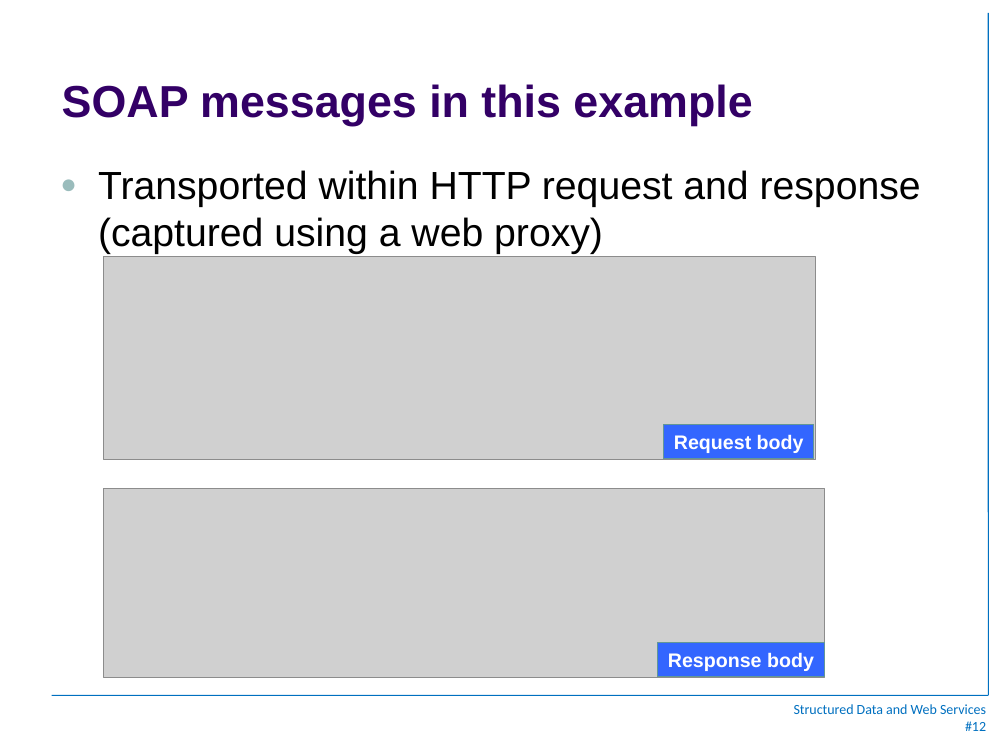
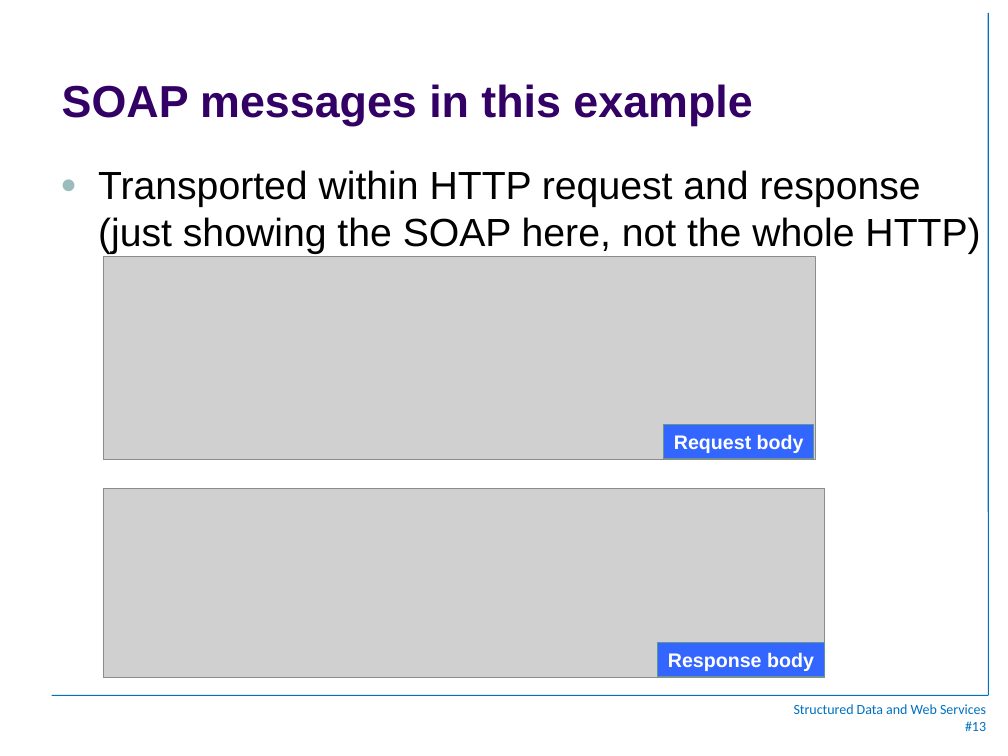
Before and after one commit to jhpaterson/LahtiWebServices, a slide deck: slide 13 of webservices_Lahti.ppt (slide 12 before the commit). Drawn at 1008x756 pixels with LibreOffice and Linux fonts; fonts in the diff are those of the drawing; grey boxes stand for pictures; background and template pictures are left out. Boxes give left, top, right and bottom in pixels: in the first picture for what was removed or moved away, otherwise in the second. Text is boxed around its words. In the diff, an @@ line names an element or a change of style, - is before the commit and + after.

```diff
--- a/webservices_Lahti.ppt
+++ b/webservices_Lahti.ppt
@@ text at (98,170,980,254): text changed @@
-● Transported within HTTP request and response (captured using a web proxy)
+● Transported within HTTP request and response (just showing the SOAP here, not the whole HTTP)
@@ text at (965,721,986,731): text changed @@
-#12
+#13
```
Also in this commit, not shown: 5 other slides changed, 1 slide added, 32 other files.
